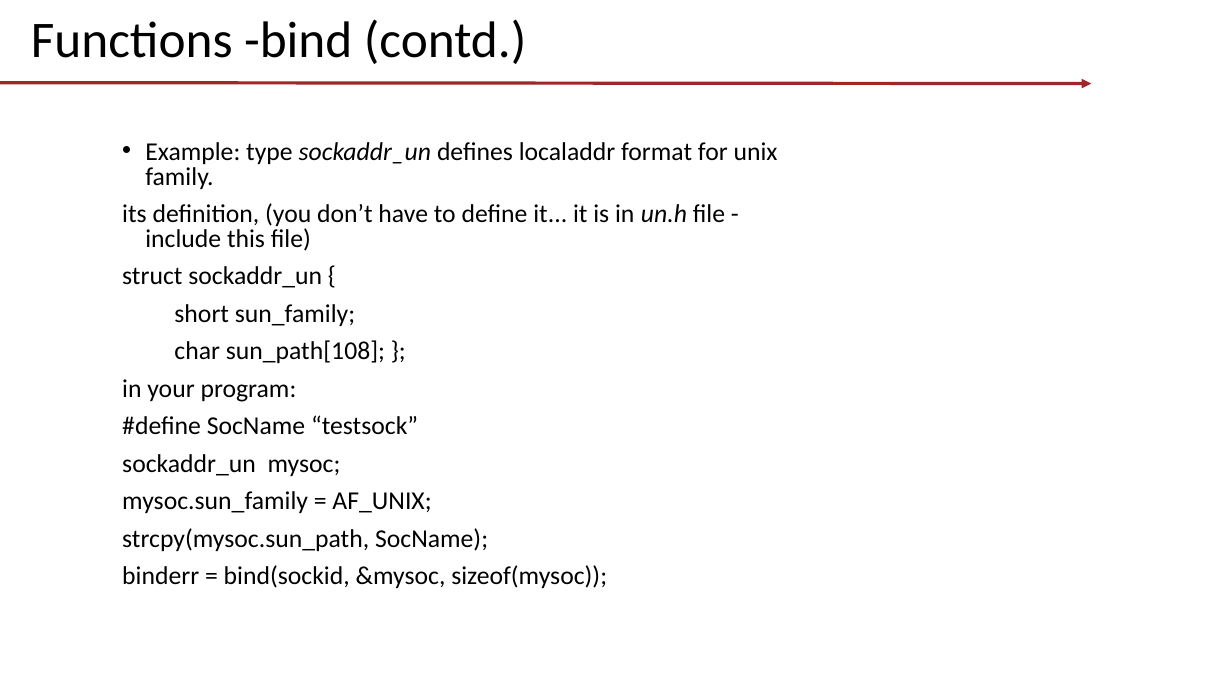
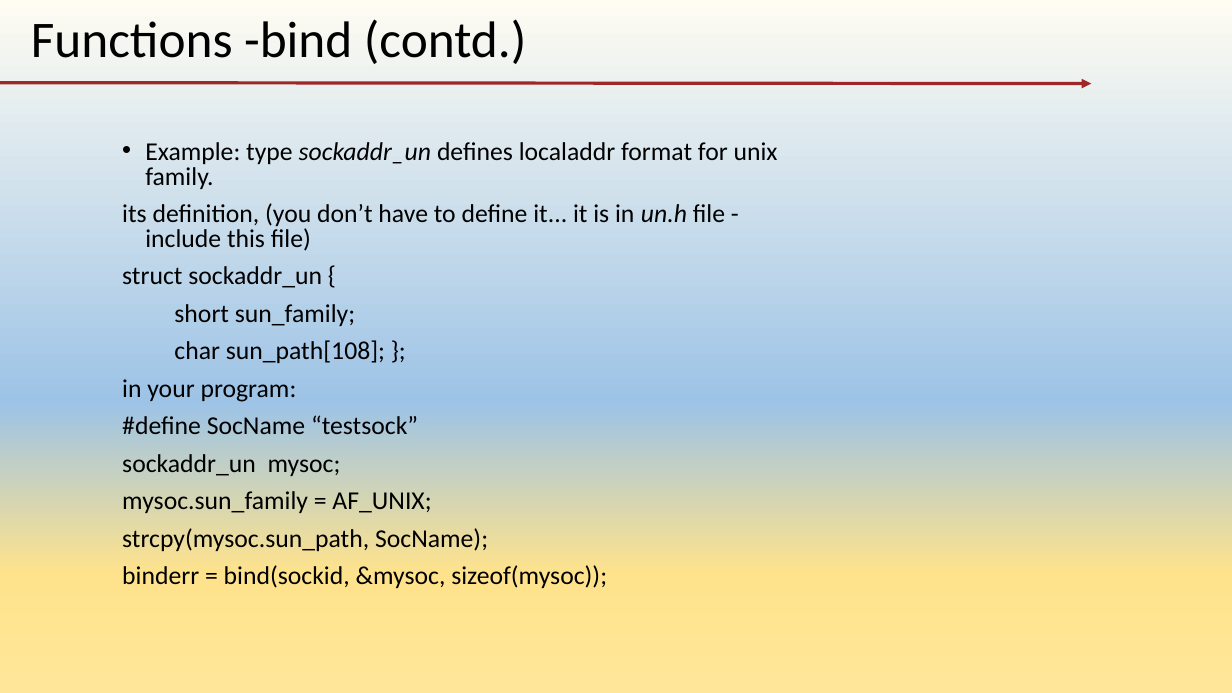
Before and after one commit to tishyk/codespacedirstructure, a slide deck: slide 13 of T6. Network programming/Sockets/Demo.pptx. Drawn at 1232x693 pixels with LibreOffice and Linux fonts; fonts in the diff are those of the drawing; background and template pictures are left out. Boxes give left, top, right and bottom in pixels: in the first picture for what was removed or moved away, otherwise in the second. Text is boxed around its words. In the diff, an @@ line names an element or a change of style, - is before the commit and + after.

```diff
--- a/T6. Network programming/Sockets/Demo.pptx
+++ b/T6. Network programming/Sockets/Demo.pptx
@@ background picture (left out) to gradient #FFFCF2 to #9DC3E6 to #FFE38C to #FFE699 @@
```
Also in this commit, not shown: 15 other slides changed, 5 other files.
